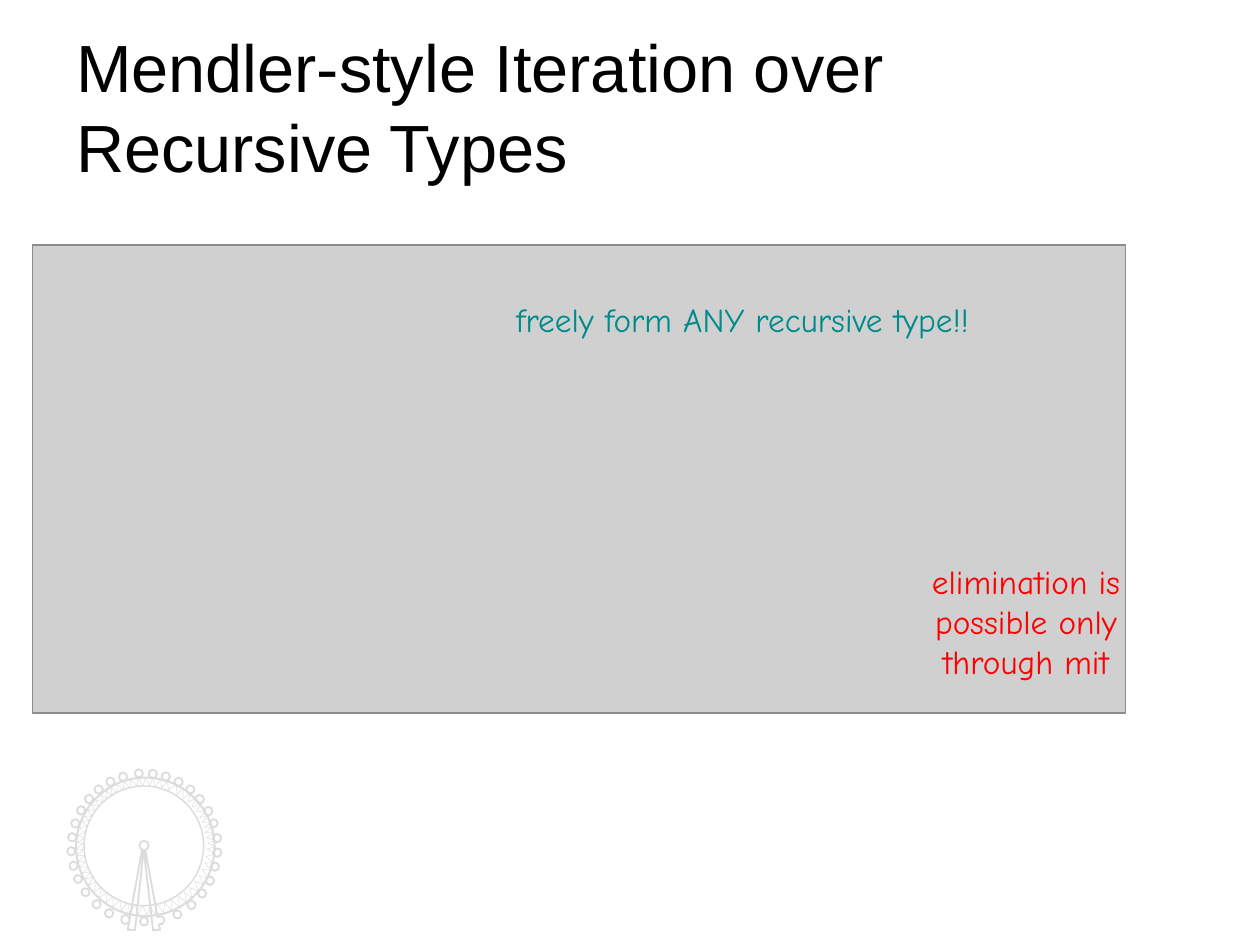
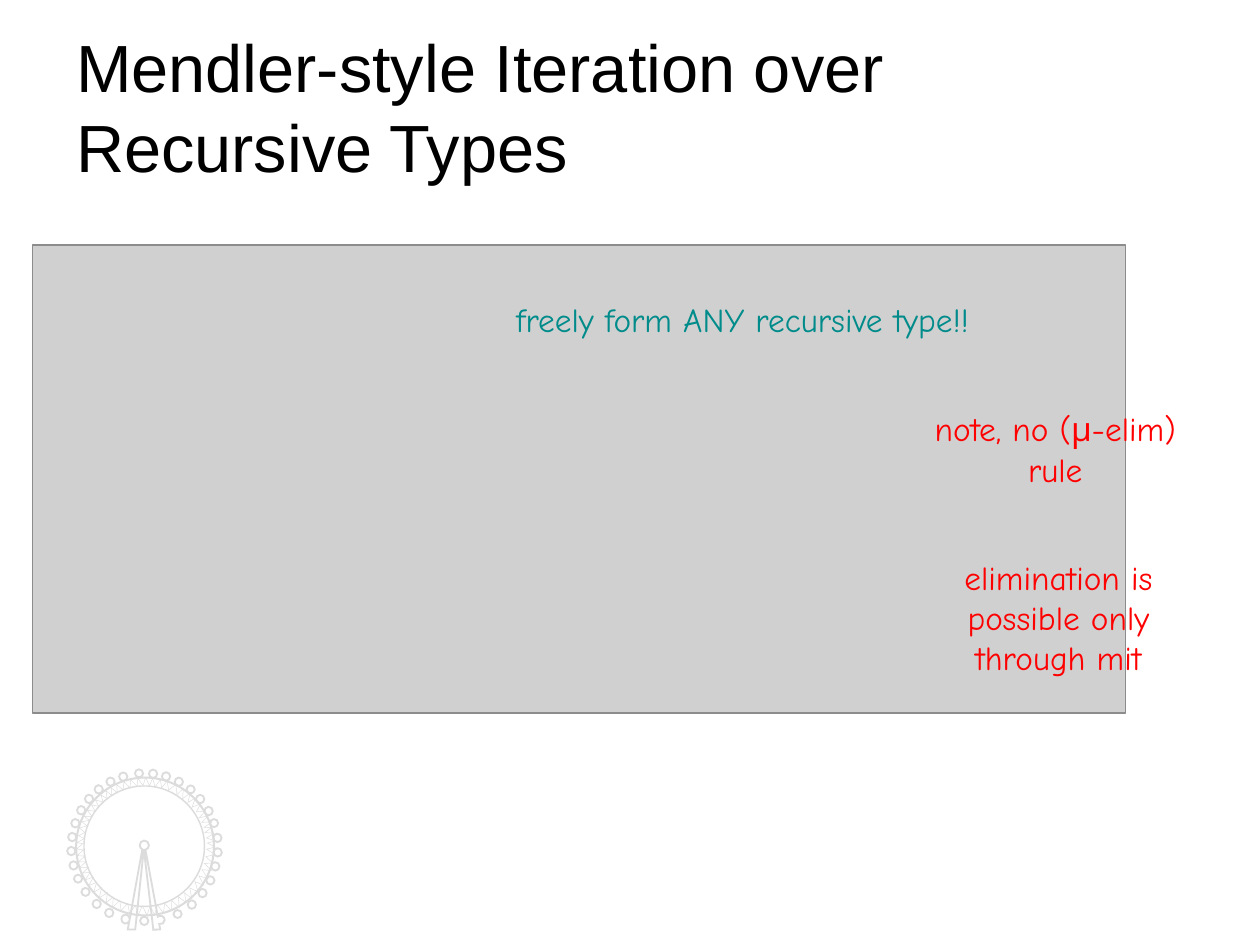
Before and after one commit to kyagrd/naxPapers, a slide deck: slide 6 of draft/TYPES13/ppt/myslide.odp. Drawn at 1260x945 pixels with LibreOffice and Linux fonts; fonts in the diff are those of the drawing; grey boxes stand for pictures. Boxes give left, top, right and bottom in pixels: in the first picture for what was removed or moved away, otherwise in the second. Text is boxed around its words. In the diff, an @@ line names an element or a change of style, - is before the commit and + after.

```diff
--- a/draft/TYPES13/ppt/myslide.odp
+++ b/draft/TYPES13/ppt/myslide.odp
@@ text added at box(935, 413, 1176, 483), 18 pt, text #FF0000 @@
+note, no (μ-elim) rule
@@ text "elimination is possible only through ..." rewrapped from box(932, 571, 1120, 681) to box(964, 567, 1152, 681) @@
```
Also in this commit, not shown: 12 other slides changed, 4 slides added, 2 slides removed, 2 other files.
